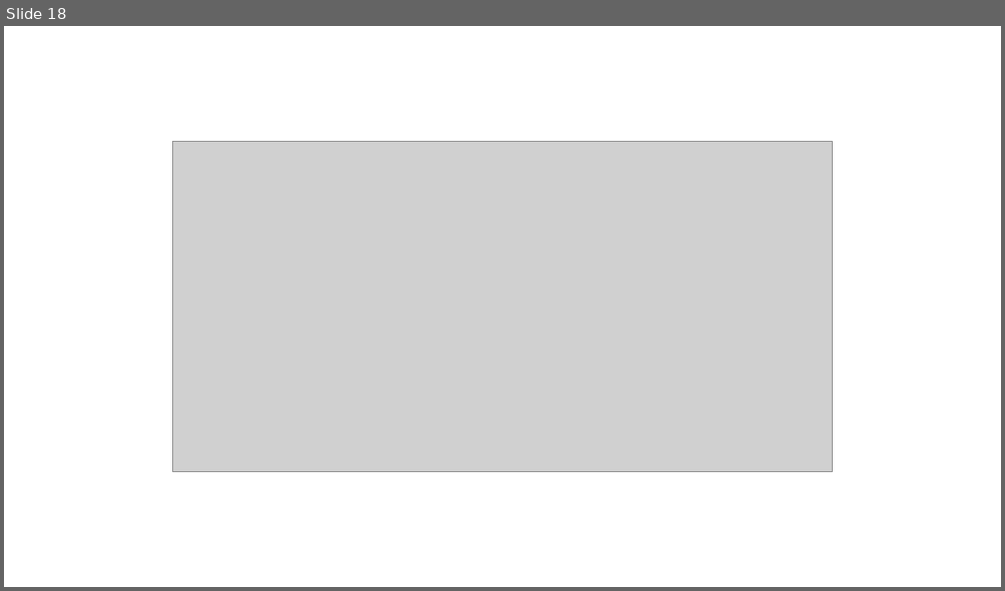
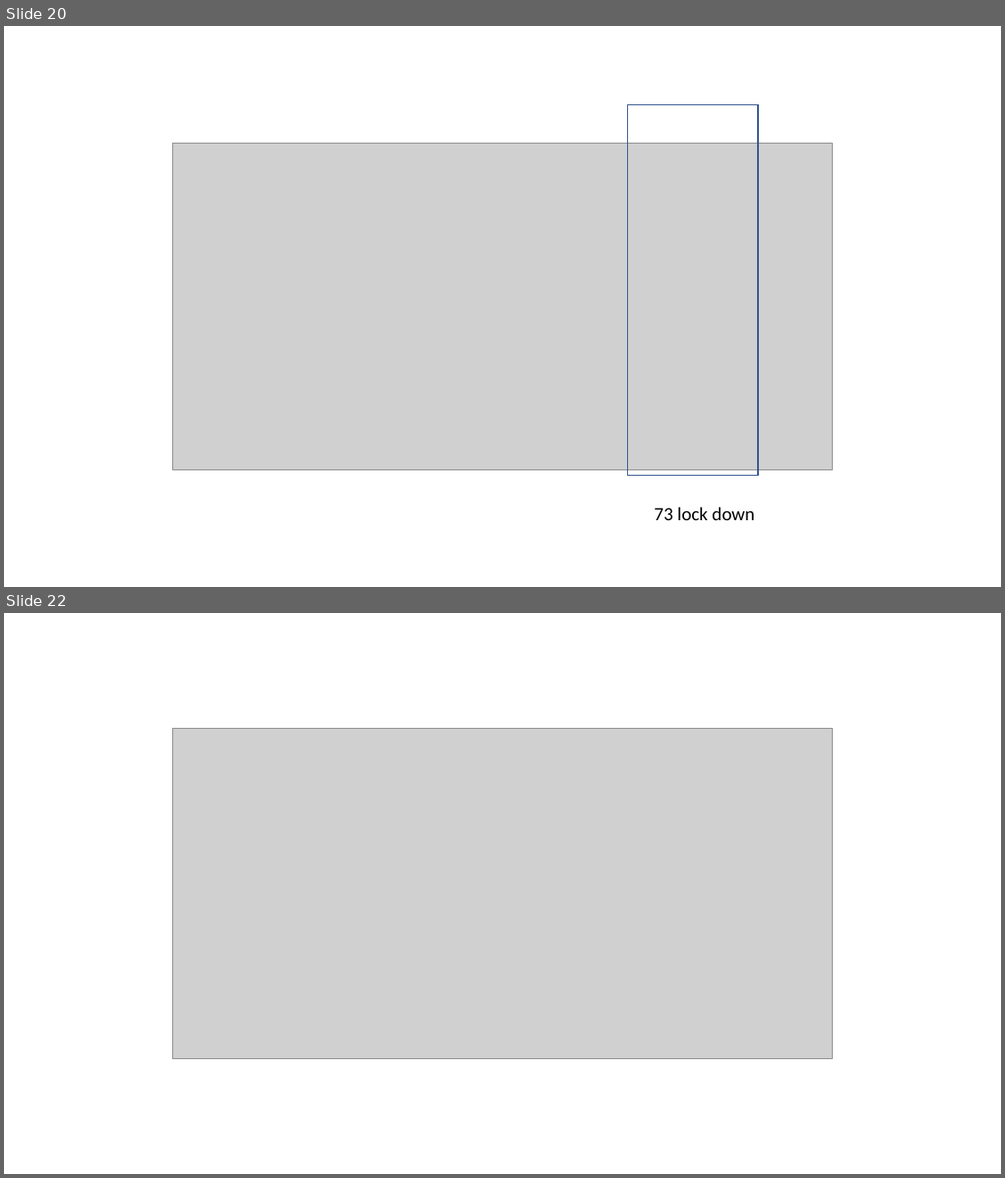
Before and after one commit to pcyoung75/GlobalForecasting, a slide deck: doc/Paper Images.pptx. Shown one above the other, each under a label of ours: slide 18 before the commit, slides 20 and 22 after it; the slides between them are not shown. The pictures are 1005x591 and 1005x1178 pixels, drawn with LibreOffice and Linux fonts; fonts in the diff are those of the drawing; grey boxes stand for pictures. Boxes give left, top, right and bottom in pixels: in the first picture for what was removed or moved away, otherwise in the second. Text is boxed around its words. In the diff, an @@ line names an element or a change of style, - is before the commit and + after.

```diff
--- a/doc/Paper Images.pptx
+++ b/doc/Paper Images.pptx
@@ slide 20 added at bbox=[4, 26, 1001, 587], background #FFFFFF @@
@@ rectangle added at bbox=[628, 104, 759, 475], outline #325491 1 pt @@
@@ picture added at bbox=[173, 143, 832, 470] @@
@@ text added at bbox=[654, 507, 754, 520], 18 pt, text #000000 @@
+73 lock down
@@ what was slide 18 is now slide 22 @@
```
Also in this commit, not shown: 4 slides changed, 19 other slides added, 12 slides removed, 44 other files.
